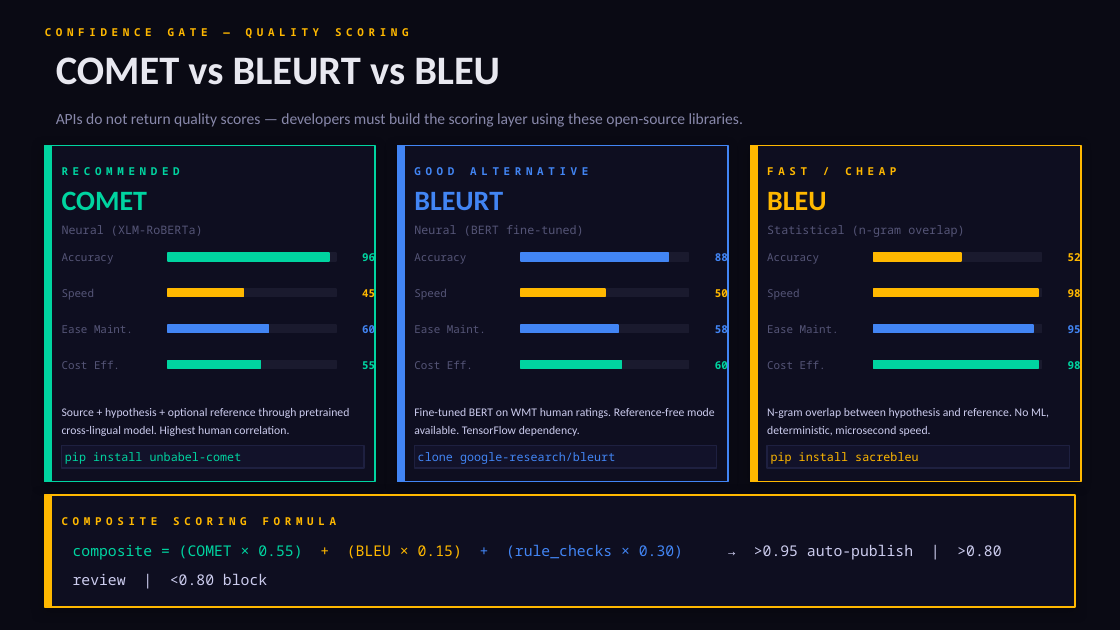
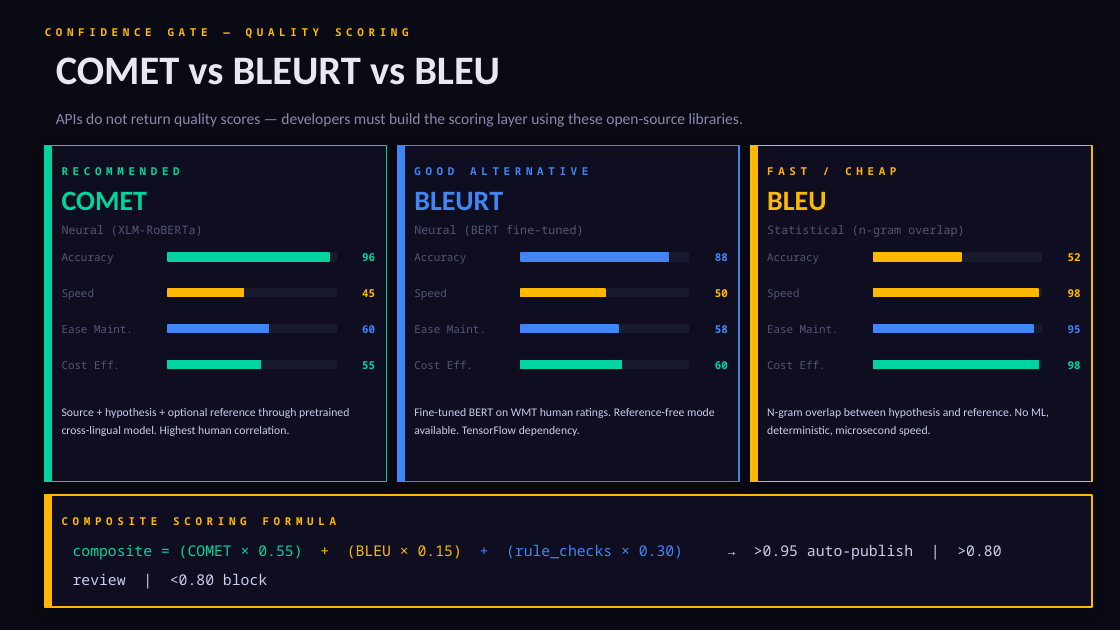
Before and after one commit to angararaghav/cmsjsxreact, a slide deck: slide 8 of CMS-AI-Translation-Strategy.pptx. Drawn at 1120x630 pixels with LibreOffice and Linux fonts; fonts in the diff are those of the drawing. Boxes give left, top, right and bottom in pixels: in the first picture for what was removed or moved away, otherwise in the second. Text is boxed around its words. In the diff, an @@ line names an element or a change of style, - is before the commit and + after.

```diff
--- a/CMS-AI-Translation-Strategy.pptx
+++ b/CMS-AI-Translation-Strategy.pptx
@@ rectangle: place and size @@
-rectangle at <box>45,146,375,482</box>
+rectangle at <box>45,146,386,482</box>
@@ rectangle: place and size @@
-rectangle at <box>398,146,728,482</box>
+rectangle at <box>398,146,739,482</box>
@@ rectangle: place and size @@
-rectangle at <box>750,146,1081,482</box>
+rectangle at <box>750,146,1092,482</box>
@@ rectangle removed at <box>62,446,364,468</box> @@
@@ rectangle removed at <box>414,446,717,468</box> @@
@@ rectangle removed at <box>767,446,1070,468</box> @@
@@ text removed at <box>65,452,242,464</box> @@
-pip install unbabel-comet
@@ text removed at <box>418,452,615,464</box> @@
-clone google-research/bleurt
@@ text removed at <box>771,452,918,464</box> @@
-pip install sacrebleu
@@ rectangle: place and size @@
-rectangle at <box>45,495,1075,607</box>
+rectangle at <box>45,495,1092,607</box>
```
Also in this commit, not shown: 6 other slides changed, 3 other files.
